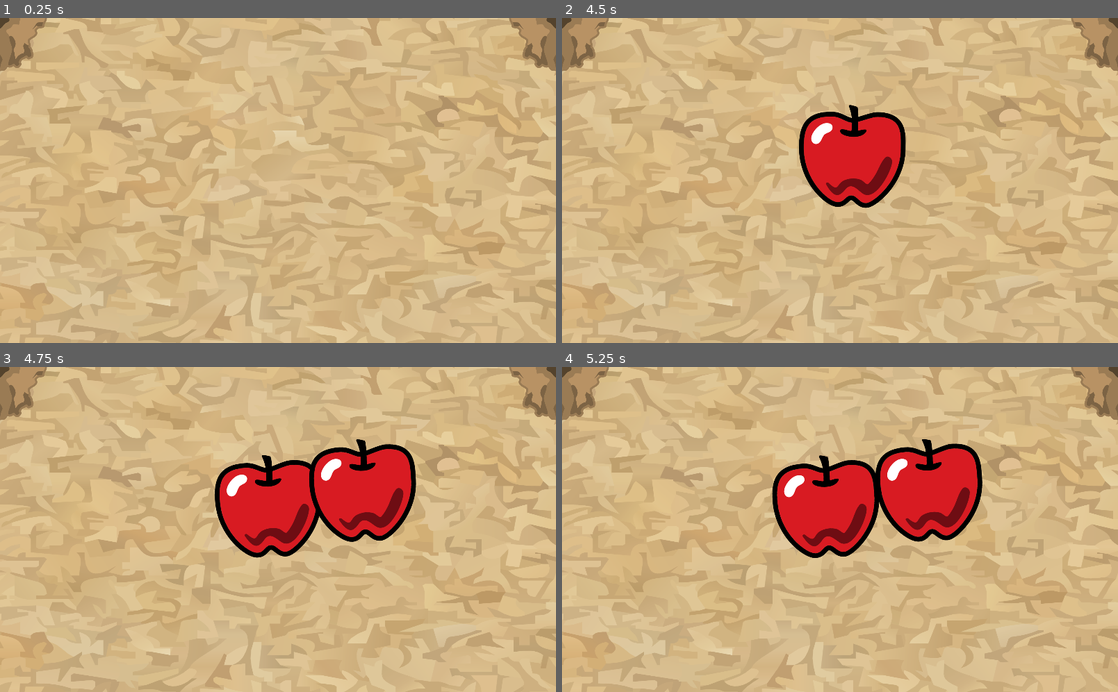
Above: before the commit, frames 1-4 (two rows, left to right).
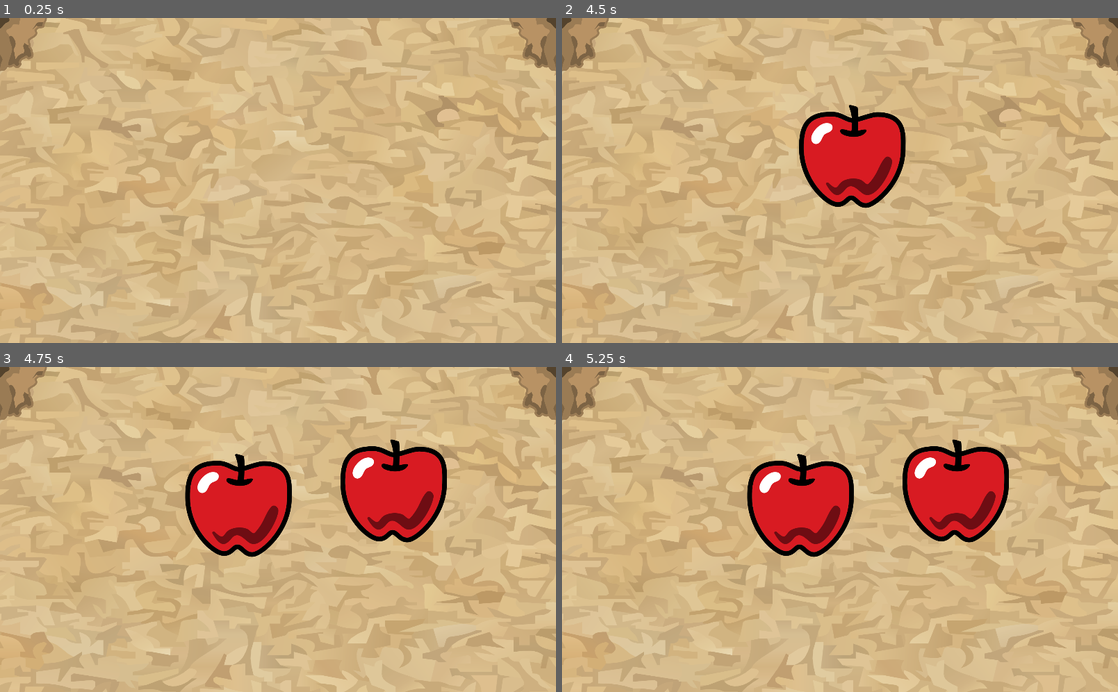
Above: after the commit, the same moments.

Repository: Luzzotica/BugOfWar
Game: Godot game, scene res://Entities/BugOfWar/SandMap.tscn
Two runs of this game, one before a commit and one after it. Both use one fixed random seed, a clock stepped at 60 frames per second and the inputs below. This scene is started directly instead of the project's main scene. The engine's default icon, where the game draws it, is replaced by a stand-in: a white triangle on a blue panel in a dark square.
Inputs (mouse positions are in pixels of both pictures, inside the frame that each line leads up to):
- Up to frame 1 (0.25 s): no input
- Up to frame 2 (4.5 s): tap Enter at 0.5, 2, 3.5 s; move the mouse to (962, 164) at 0.52 s; hold Right (ui_right) 0.53-1.25 s; hold A (a) 0.53-1.25 s; click (962, 164) at 0.67 s; tap D (d) at 0.8 s; tap Space (special) at 1.25, 2.75 s; drag from (728, 196) to (812, 245) at 1.27 s; move the mouse to (895, 109) at 2.02 s; hold Right (ui_right) 2.03-2.75 s; hold Shift (grab) 2.03-2.75 s; tap S (s) at 2.3 s; drag from (812, 245) to (673, 131) at 2.77 s; move the mouse to (1006, 229) at 3.52 s; hold Left (ui_left) 3.53-4.25 s; hold Space (special) 3.53-4.25 s; tap W (w) at 3.8 s; drag from (673, 131) to (834, 180) at 4.27 s
- Up to frame 3 (4.75 s): no input
- Up to frame 4 (5.25 s): move the mouse to (867, 529) at 5.02 s; hold Down (ui_down) from 5.03 s (still down); hold A (a) from 5.03 s (still down); click (867, 529) at 5.17 s

Frames 1-2 are identical in both runs. In frame 3, 8.7% of the frame differs, in the area x 33-81%, y 22-59%; in frame 4, 8.2%.

Commit message:
Changed and and food into kinematic body. Figuring out physics for each

Diff:
--- a/Entities/BugOfWar/Ant.gd
+++ b/Entities/BugOfWar/Ant.gd
@@ -1,13 +1,10 @@
-extends RigidBody2D
+extends KinematicBody2D
 
 const NULL_PATH = NodePath()
 
 export var health: int = 100
-export var speed: int = 400
+export var speed: int = 15000
 export var hauling_multiplier: float = 0.5
-
-var controller: PlayerController = null
-var player_name_tag: String = ""
 
 # onready var sprite: Sprite = get_node("Sprite")
 onready var grab_zone: Area2D = $Pincers/GrabZone
@@ -15,6 +12,11 @@
 onready var name_tag_holder: Node2D = $NameTag
 onready var name_tag: Label = $NameTag/Control/Label
 onready var sprite: Sprite = $Icon
+
+var controller: PlayerController = null
+var player_name_tag: String = ""
+var curr_velocity: Vector2 = Vector2.ZERO
+var grabbed_obj = null
 
 signal death
 
@@ -27,26 +29,17 @@
 	if controller == null:
 		return
 
-	var vel = controller.direction
-#
-#	if Input.is_action_pressed("move_left"):
-#		vel.x -= speed
-#
-#	if Input.is_action_pressed("move_right"):
-#		vel.x += speed
-#
-#	if Input.is_action_pressed("move_down"):
-#		vel.y += speed
-#
-#	if Input.is_action_pressed("move_up"):
-#		vel.y -= speed
+	var dir = controller.direction
+	curr_velocity = dir * speed
 
 	if is_grabbing_something():
-		linear_velocity = vel * speed * hauling_multiplier
-		look_at(get_grabbed_obj_position())
-	else:
-		linear_velocity = vel * speed
-		look_at(global_position + linear_velocity)
+		curr_velocity = curr_velocity * hauling_multiplier
+
+	look_at(get_look_at_pos())
+
+	var actual_movement: Vector2 = move_and_slide(curr_velocity * delta)
+	if is_grabbing_something():
+		grabbed_obj.set_force(name, actual_movement / delta)
 
 	if controller.grab_pressed:
 		grab()
@@ -55,11 +48,15 @@
 
 
 func is_grabbing_something() -> bool:
-	return pincer_pin_joint.node_b != NULL_PATH and get_node(pincer_pin_joint.node_b) != null
+	return is_instance_valid(grabbed_obj)
+#	return pincer_pin_joint.node_b != NULL_PATH and get_node(pincer_pin_joint.node_b) != null
 
 
-func get_grabbed_obj_position() -> Vector2:
-	return get_node(pincer_pin_joint.node_b).global_position
+func get_look_at_pos() -> Vector2:
+	if is_grabbing_something():
+		return grabbed_obj.global_position
+	return global_position * curr_velocity
+#	return get_node(pincer_pin_joint.node_b).global_position
 
 
 func take_damage(dmg: int):
@@ -71,7 +68,11 @@
 
 
 func let_go():
-	pincer_pin_joint.node_b = NodePath()
+	if is_grabbing_something():
+		grabbed_obj.remove_force(name)
+
+	grabbed_obj = null
+#	pincer_pin_joint.node_b = NodePath()
 
 
 func grab():
@@ -88,7 +89,8 @@
 
 	if grabbable_body:
 		grabbable_body.on_grabbed()
-		pincer_pin_joint.node_b = grabbable_body.get_path()
+		grabbed_obj = grabbable_body
+#		pincer_pin_joint.node_b = grabbable_body.get_path()
 
 
 func try_get_grabbable_body(bodies: Array) -> PhysicsBody2D:
--- a/Entities/BugOfWar/Ant.tscn
+++ b/Entities/BugOfWar/Ant.tscn
@@ -6,11 +6,12 @@
 [sub_resource type="RectangleShape2D" id=4]
 extents = Vector2( 31.5, 32 )
 
+[sub_resource type="CircleShape2D" id=5]
+
 [sub_resource type="RectangleShape2D" id=2]
 extents = Vector2( 6.5, 24 )
 
-[node name="Ant" type="RigidBody2D"]
-gravity_scale = 0.0
+[node name="Ant" type="KinematicBody2D"]
 script = ExtResource( 1 )
 
 [node name="Icon" type="Sprite" parent="."]
@@ -24,8 +25,15 @@
 [node name="Pincers" type="Node2D" parent="."]
 position = Vector2( 39, 0 )
 
+[node name="RigidBody2D" type="RigidBody2D" parent="Pincers"]
+collision_layer = 2
+collision_mask = 0
+
+[node name="CollisionShape2D" type="CollisionShape2D" parent="Pincers/RigidBody2D"]
+shape = SubResource( 5 )
+
 [node name="PinJoint2D" type="PinJoint2D" parent="Pincers"]
-node_a = NodePath("../..")
+node_a = NodePath("../RigidBody2D")
 
 [node name="Icon" type="Sprite" parent="Pincers/PinJoint2D"]
 scale = Vector2( 0.277344, 0.242188 )
--- a/Entities/BugOfWar/Food.gd
+++ b/Entities/BugOfWar/Food.gd
@@ -1,9 +1,12 @@
-extends RigidBody2D
+extends KinematicBody2D
 
 # Declare member variables here. Examples:
 # var a = 2
 # var b = "text"
 export(int) var point_value = 0
+
+
+var forces: Dictionary = {}
 
 
 # Called when the node enters the scene tree for the first time.
@@ -12,7 +15,22 @@
 
 
 func _physics_process(delta):
-	linear_velocity = Vector2()
+	# Sum all the forces being applied to this object each physics frame
+	var sum_forces: Vector2 = Vector2.ZERO
+
+	for f in forces.values():
+		sum_forces += f
+
+	# Apply the ending result
+	move_and_slide(sum_forces * delta)
+
+
+func set_force(id, vel: Vector2):
+	forces[id] = vel
+
+
+func remove_force(id):
+	forces.erase(id)
 
 
 func on_grabbed():
--- a/Entities/BugOfWar/Food.tscn
+++ b/Entities/BugOfWar/Food.tscn
@@ -6,8 +6,7 @@
 [sub_resource type="RectangleShape2D" id=3]
 extents = Vector2( 96, 96 )
 
-[node name="Food" type="RigidBody2D"]
-gravity_scale = 0.0
+[node name="Food" type="KinematicBody2D"]
 script = ExtResource( 1 )
 
 [node name="Icon" type="Sprite" parent="."]
Not shown: 1 places in Entities/BugOfWar/Ant.tscn that only renumber resources
Not shown, changed: README.md
